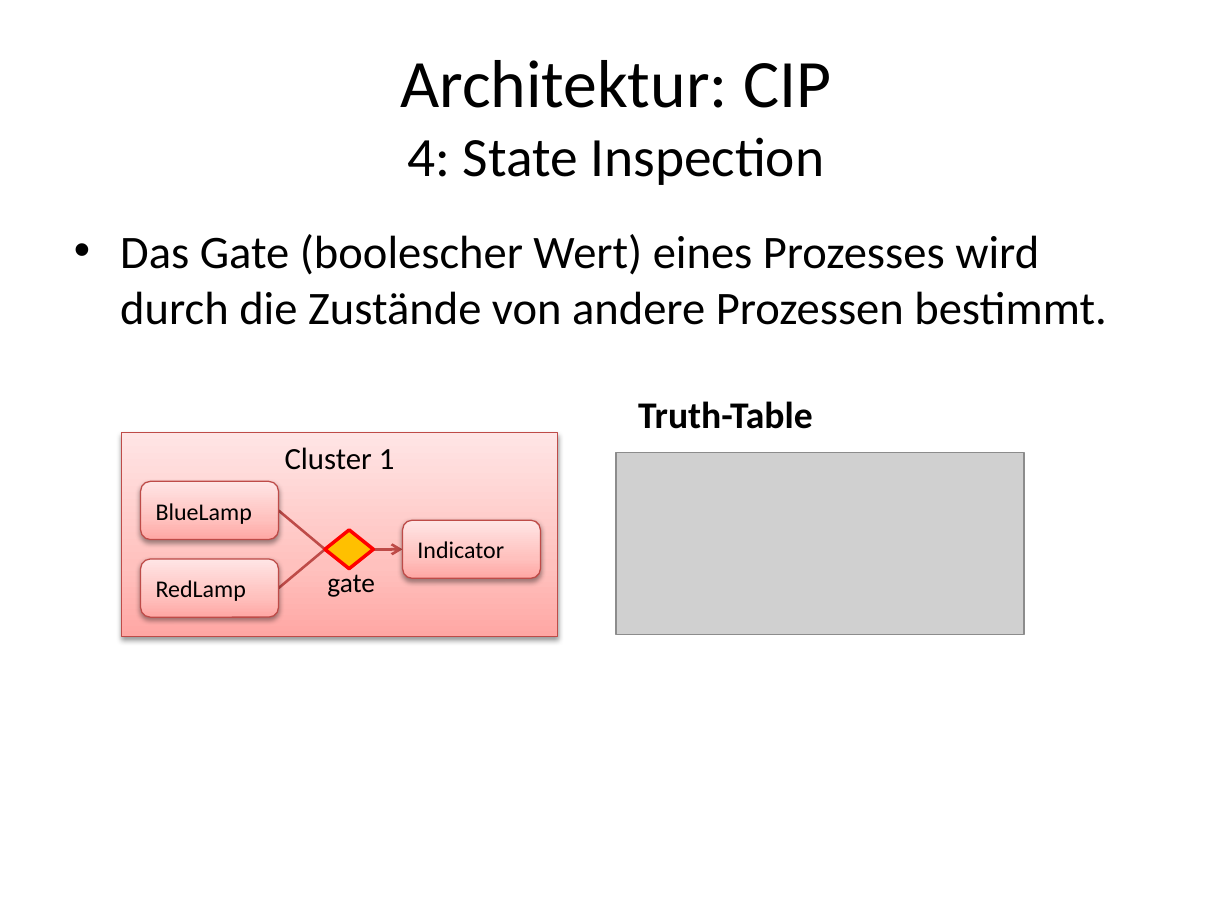
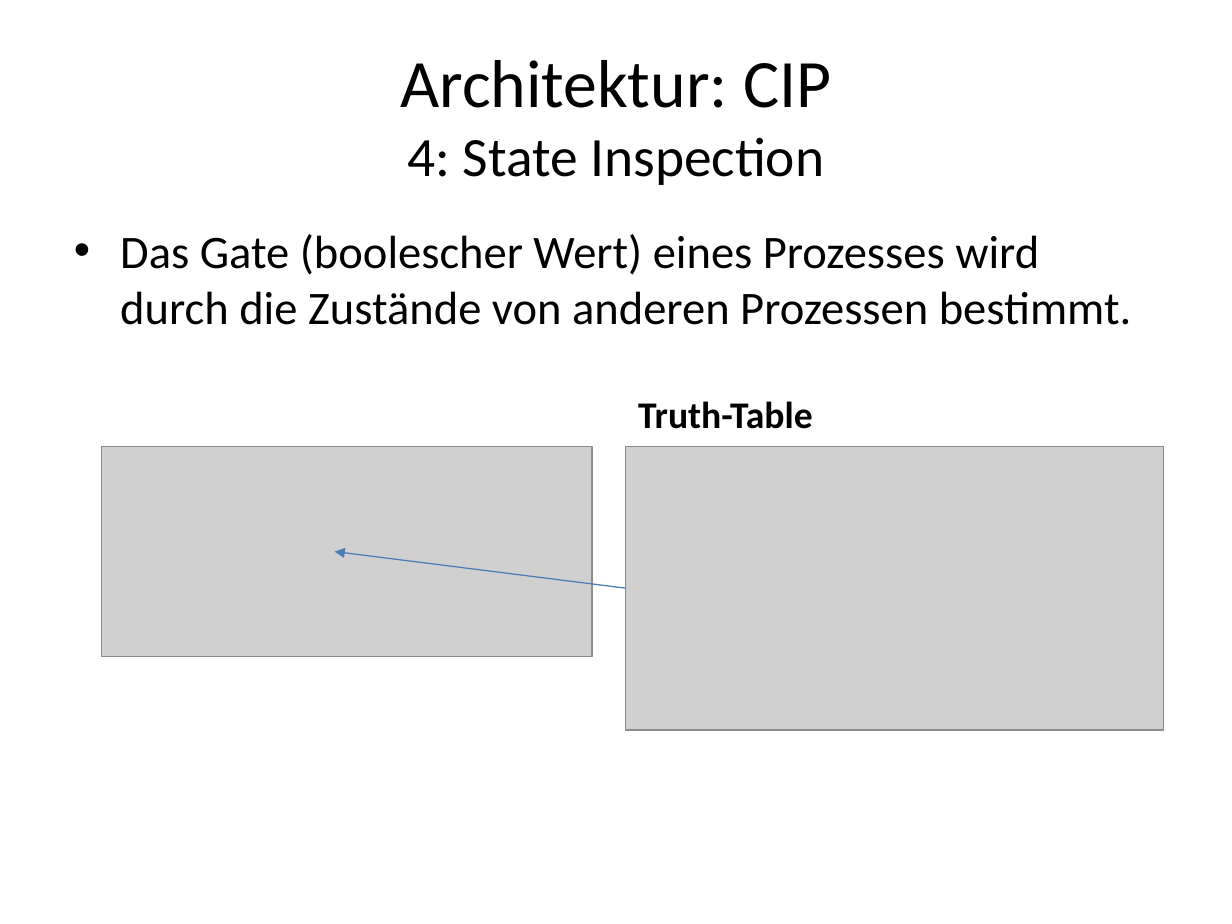
Before and after one commit to actifsource/ch.actifsource.example.cip, a slide deck: slide 23 of ch.actifsource.example.cip.course/docs/Actifsource CIP.pptx (slide 17 before the commit). Drawn at 1232x924 pixels with LibreOffice and Linux fonts; fonts in the diff are those of the drawing; grey boxes stand for pictures. Boxes give left, top, right and bottom in pixels: in the first picture for what was removed or moved away, otherwise in the second. Text is boxed around its words. In the diff, an @@ line names an element or a change of style, - is before the commit and + after.

```diff
--- a/ch.actifsource.example.cip.course/docs/Actifsource CIP.pptx
+++ b/ch.actifsource.example.cip.course/docs/Actifsource CIP.pptx
@@ text at [120,234,1132,325]: text changed @@
-• Das Gate (boolescher Wert) eines Prozesses wird durch die Zustände von andere Prozessen bestimmt.
+• Das Gate (boolescher Wert) eines Prozesses wird durch die Zustände von anderen Prozessen bestimmt.
@@ picture added at [102,446,593,657] @@
@@ rectangle removed at [121,432,557,636] @@
-Cluster 1
@@ picture added at [626,446,1163,729] @@
@@ picture removed at [616,452,1024,634] @@
@@ rounded rectangle removed at [140,482,278,540] @@
-BlueLamp
@@ line removed from (325, 549) to (278, 510) @@
@@ diamond removed at [325,530,373,568] @@
@@ rounded rectangle removed at [403,520,541,578] @@
-Indicator
@@ rounded rectangle removed at [140,559,278,617] @@
-RedLamp
@@ line removed from (325, 549) to (278, 588) @@
@@ text removed at [327,569,375,597] @@
-gate
@@ arrow added from (626, 588) to (335, 552), #4B7EBC 0.75 pt @@
@@ arrow removed from (373, 549) to (403, 549) @@
```
Also in this commit, not shown: 9 other slides changed, 29 slides added, 4 slides removed, 1 other file.
